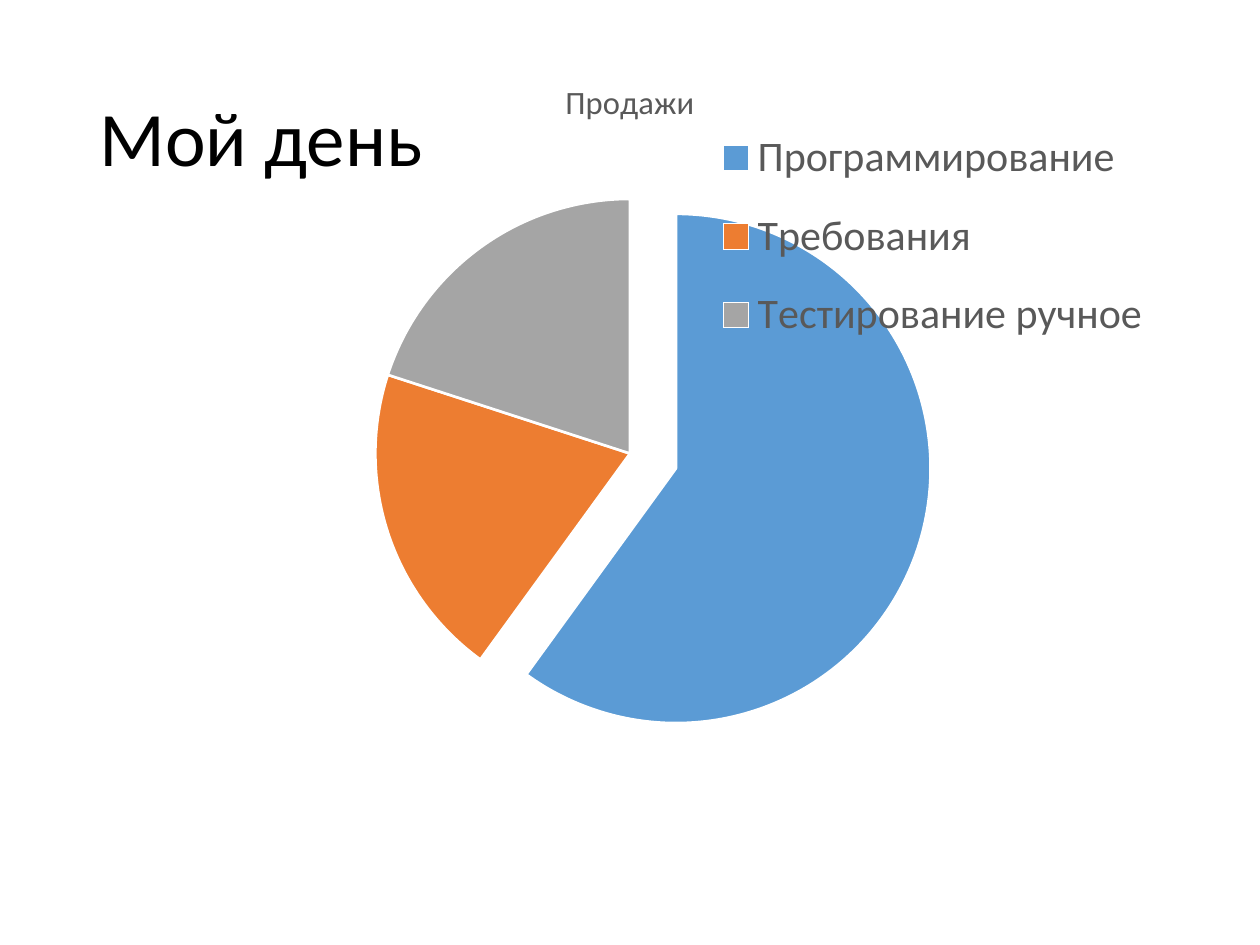
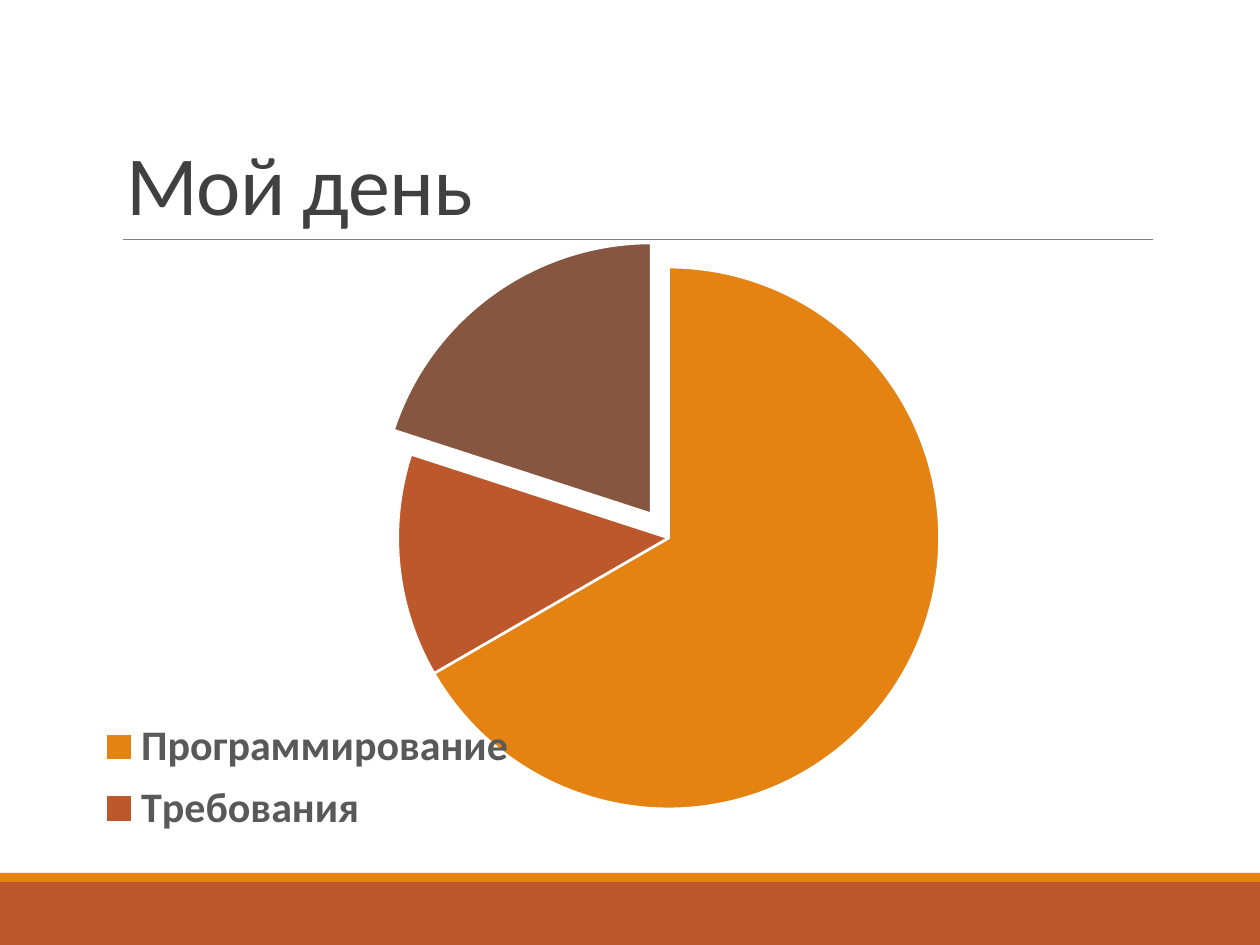
Before and after one commit to vitali-kviatkouski/personal, a slide deck: slide 11 of epamkids/EPAMKids.pptx (slide 13 before the commit). Drawn at 1260x945 pixels with LibreOffice and Linux fonts; fonts in the diff are those of the drawing. Boxes give left, top, right and bottom in pixels: in the first picture for what was removed or moved away, otherwise in the second. Text is boxed around its words. In the diff, an @@ line names an element or a change of style, - is before the commit and + after.

```diff
--- a/epamkids/EPAMKids.pptx
+++ b/epamkids/EPAMKids.pptx
@@ title "Мой день": place and size @@
-title "Мой день" at (99, 114, 423, 179)
+title "Мой день" at (126, 158, 473, 229)
@@ title "Мой день" at (126, 158, 473, 229): size 44 to 48 pt, text colour #000000 to #404040, letter spacing 0 to -0.5 pt; line spacing 0.9 to 0.85; vertical alignment middle to bottom @@
@@ pie chart at (82, 214, 1201, 844) @@
@@ title "Продажи" removed @@
-categories: Программирование, Требования, Тестирование ручное
+categories: Программирование, Требования, Тестирование
-Продажи: 60, 20, 20, -
+Series 1: 67, 13, 20
@@ legend changed @@
@@ plot area changed @@
@@ pie chart: place and size @@
-pie chart at (87, 50, 1173, 852)
+pie chart at (82, 214, 1201, 844)
@@ line added from (123, 239) to (1153, 239), #808080 0.5 pt @@
@@ rectangle added at (0, 882, 1260, 945), fill #BD582C @@
@@ rectangle added at (0, 873, 1260, 882), fill #E48312 @@
```
Also in this commit, not shown: 20 other slides changed, 5 slides added, 7 slides removed, 1 other file.
